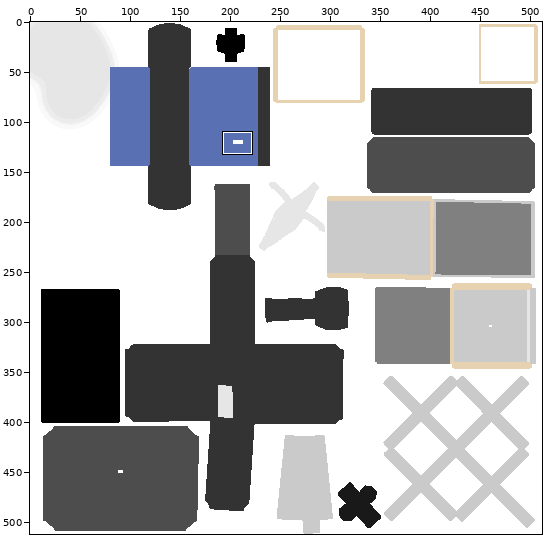
A sprite sheet gets an edit: Stuff for artists to share among themselves/Enviroment/Misc Objects.png. Above: a wide view before the commit, with the close-up outlined.
Close-up. Before the edit:
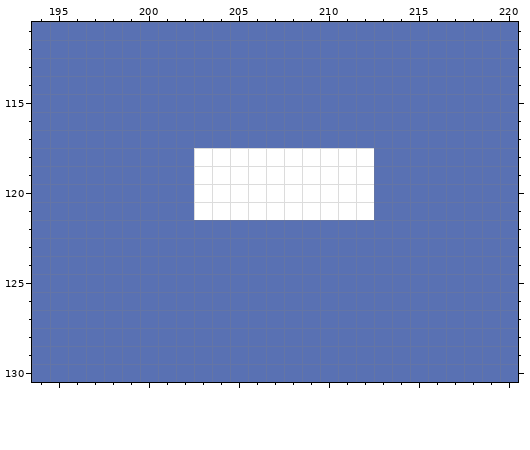
The file is 512x512 pixels. Colours within 5 levels of each other are drawn and written as one. Shown: x 194..220, y 111..130. The commit also changed other parts of the picture, which this record leaves out.
Once edited:
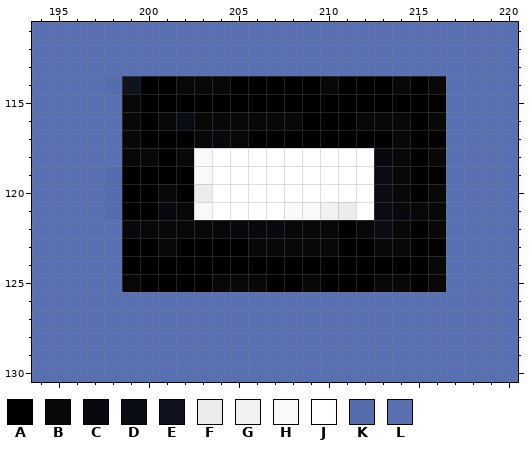
Palette (. is transparent): A #000000  B #080808  C #07090e  D #0a0c14  E #0f131f  F #ececec  G #f2f2f2  H #f9f9f9  J #ffffff  K #566dad  L #5971b3
From old to new:
y 114: x 198..216 LLLLLLLLLLLLLLLLLLL -> KEAABBBAAAAABAAABAB
y 115: x 199..216 LLLLLLLLLLLLLLLLLL -> BAAAAAAAAAAAAAAAAA
y 116: x 199..216 LLLLLLLLLLLLLLLLLL -> BABDBBBBBBAAABBBAB
y 117: x 199..216 LLLLLLLLLLLLLLLLLL -> BAAABCBAAAAAAAABAA
y 118: x 199..203 LLLLJ -> BBABH; x 213..216 LLLL -> CBAB
y 119: x 198..203 LLLLLJ -> KAAAAH; x 213..216 LLLL -> DBAA
y 120: x 198..203 LLLLLJ -> KAABAF; x 213..216 LLLL -> DBAB
y 121: x 198..203 LLLLLJ -> KAACBH; x 208..211 JJJJ -> HHGF; x 213..216 LLLL -> DCBB
y 122: x 199..216 LLLLLLLLLLLLLLLLLL -> CBBBBBCCCBBBABDBAB
y 123: x 199..216 LLLLLLLLLLLLLLLLLL -> AABAAAABBBBBAABBAA
y 124: x 199..216 LLLLLLLLLLLLLLLLLL -> AAAAAAAAAAAAAAAAAB
y 125: x 199..216 LLLLLLLLLLLLLLLLLL -> BAAAABBBAABAAABBAB
